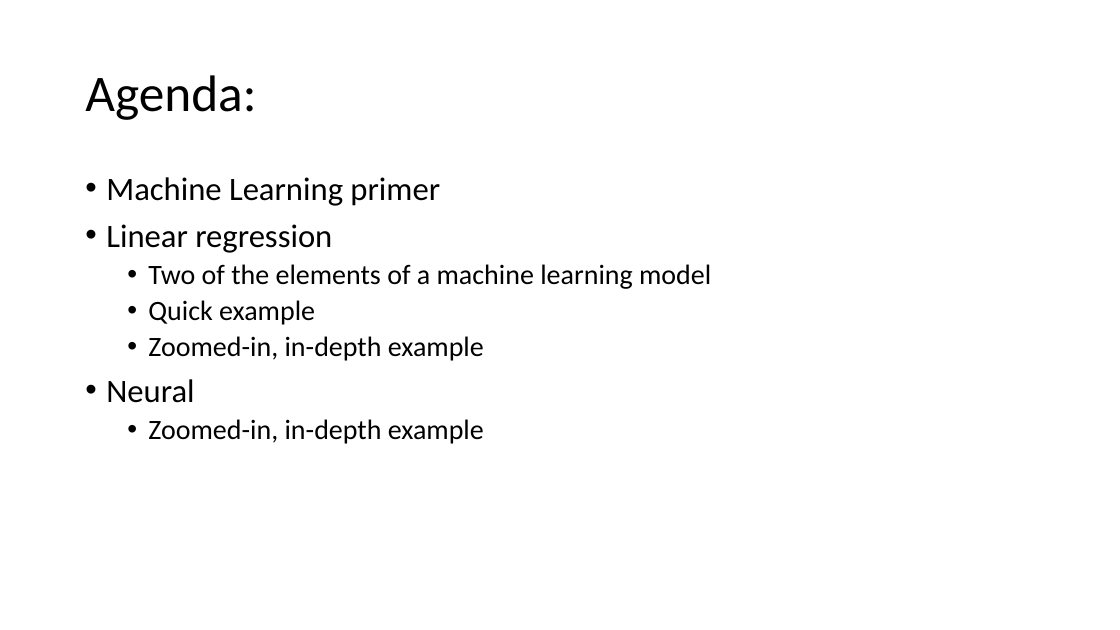
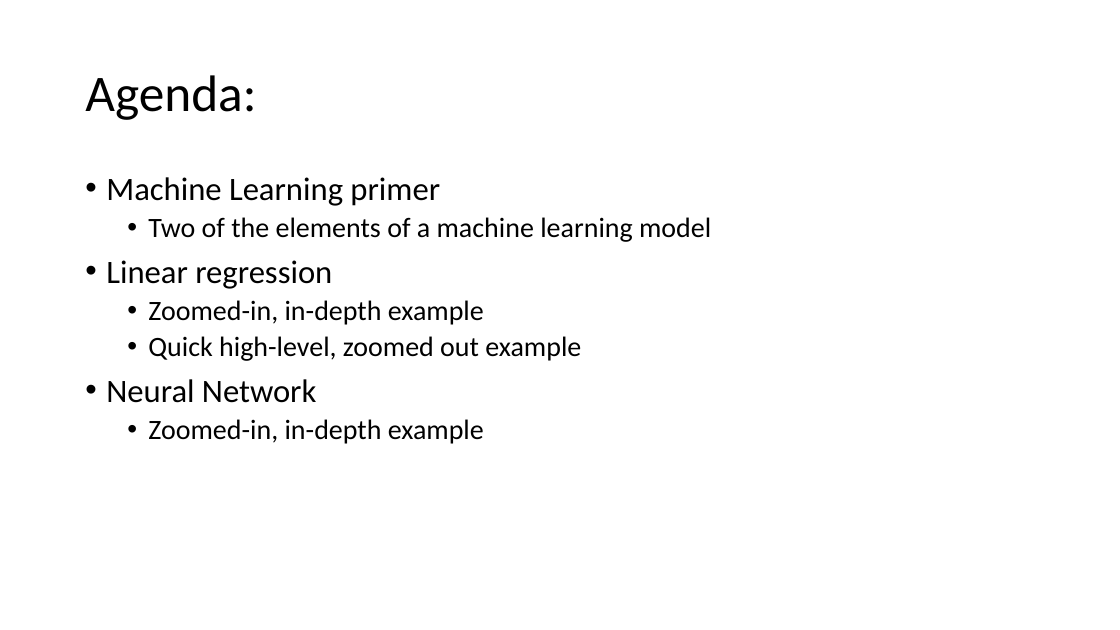
Before and after one commit to snyderjo/Neural-Network-Presentation, a slide deck: slide 4 of secondPart/Neural Networks - pt 2.pptx. Drawn at 1120x630 pixels with LibreOffice and Linux fonts; fonts in the diff are those of the drawing. Boxes give left, top, right and bottom in pixels: in the first picture for what was removed or moved away, otherwise in the second. Text is boxed around its words. In the diff, an @@ line names an element or a change of style, - is before the commit and + after.

Commit message:
commits file name changes and changes to the regression example.

```diff
--- a/secondPart/Neural Networks - pt 2.pptx
+++ b/secondPart/Neural Networks - pt 2.pptx
@@ text at (148,217,711,242): paragraph added @@
+  • Two of the elements of a machine learning model
@@ text at (148,264,711,325): paragraphs removed @@
-  • Two of the elements of a machine learning model
-  • Quick example
@@ text at (106,336,581,403): text changed; size 28 to 24 pt @@
-• Neural
+  • Quick high-level, zoomed out example
+• Neural Network
```
Also in this commit, not shown: 15 other slides changed, 5 slides added, 4 slides removed, 2 other files.
